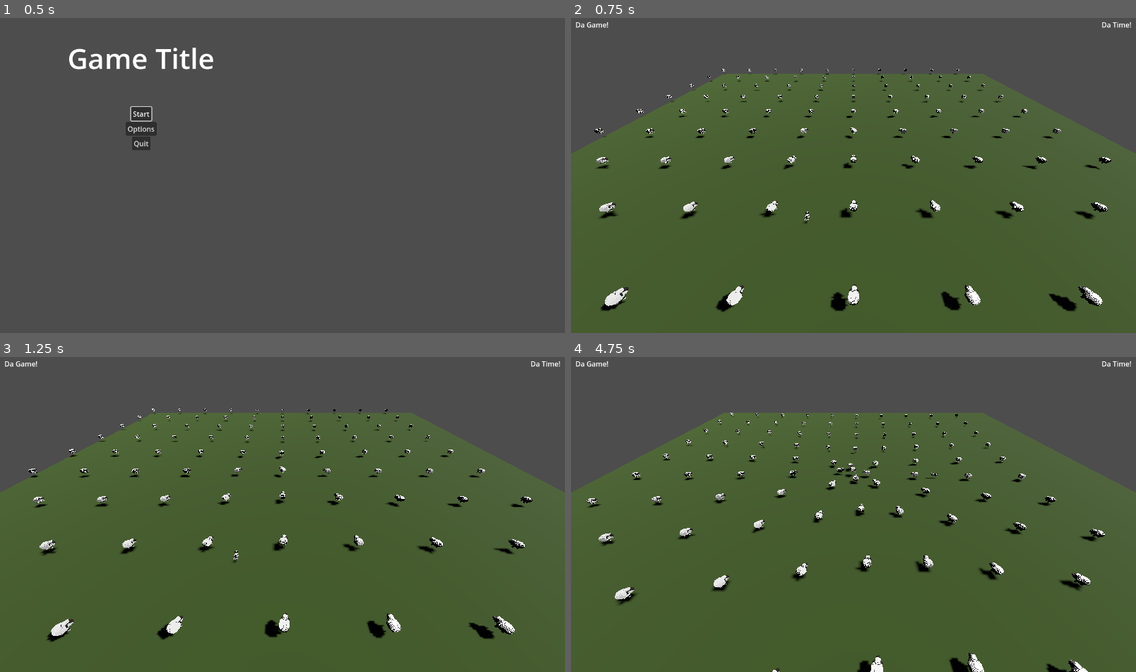
Above: before the commit, frames 1-4 (two rows, left to right).
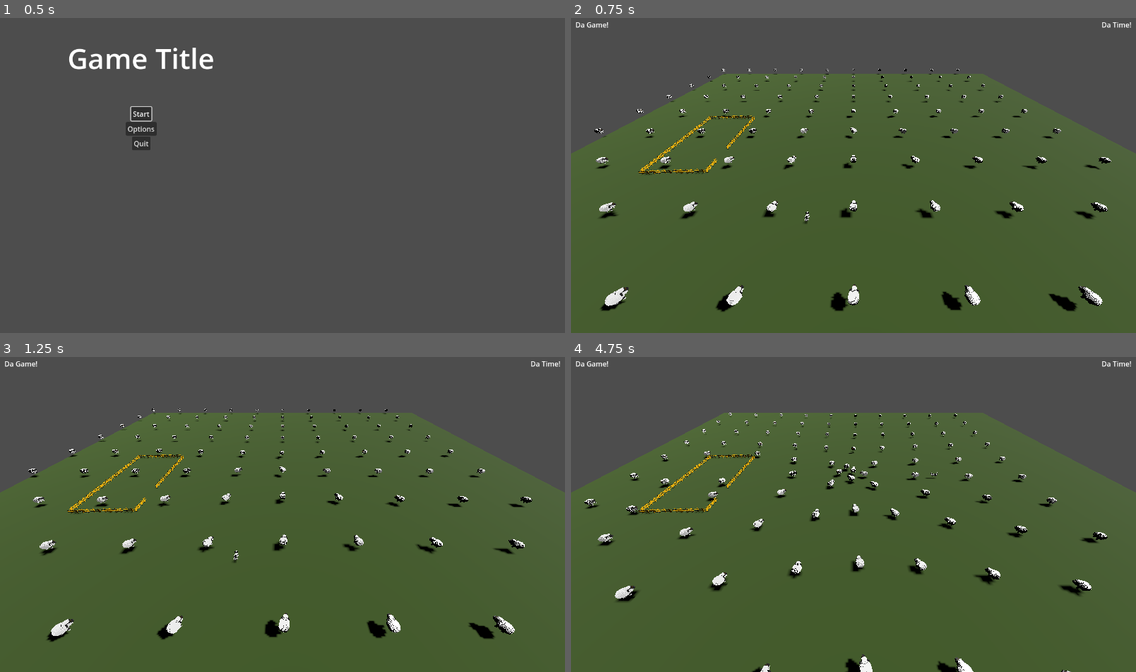
Above: after the commit, the same moments.

Repository: hunttis/ld-58
Game: Godot game, scene res://assets/scenes/master.tscn
The game is run twice, just before and just after one commit, with the same random seed, the same clock (stepped at 60 frames per second) and the same inputs.
Inputs (mouse positions are in pixels of both pictures, inside the frame that each line leads up to):
- Up to frame 1 (0.5 s): no input
- Up to frame 2 (0.75 s): click "Start" at 0.5 s
- Up to frame 3 (1.25 s): no input
- Up to frame 4 (4.75 s): move the mouse to (977, 498) at 1.27 s; click (977, 498) at 1.35 s; move the mouse to (740, 530) at 2.02 s; tap Q (ability_q) at 2.1, 3.6 s; move the mouse to (910, 442) at 2.77 s; click (910, 442) at 2.85 s; move the mouse to (825, 577) at 3.52 s; move the mouse to (1023, 561) at 4.27 s; click (1023, 561) at 4.35 s

Frame 1 is identical in both runs. In frame 2, 0.5% of the frame differs, in the area x 4-96%, y 16-93%; in frame 3, 0.6%; in frame 4, 3.9%, in the area x 2-95%, y 17-100%.

Commit message:
Corral for sheep

Diff:
--- /dev/null
+++ b/assets/scenes/game/laidun/corral.tscn
@@ -0,0 +1,107 @@
+[gd_scene load_steps=2 format=3 uid="uid://dxkkrebg77b4x"]
+
+[ext_resource type="PackedScene" uid="uid://daji13c00bfr0" path="res://assets/scenes/game/laidun/fence.tscn" id="1_fvpbb"]
+
+[node name="Fences" type="Node3D"]
+
+[node name="Fence" parent="." instance=ExtResource("1_fvpbb")]
+transform = Transform3D(1, 0, 0, 0, 1, 0, 0, 0, 1, -22.213623, 0, -7.8082848)
+
+[node name="Fence2" parent="." instance=ExtResource("1_fvpbb")]
+transform = Transform3D(1, 0, 0, 0, 1, 0, 0, 0, 1, -22.213623, 0, -6.133355)
+
+[node name="Fence3" parent="." instance=ExtResource("1_fvpbb")]
+transform = Transform3D(1, 0, 0, 0, 1, 0, 0, 0, 1, -22.213623, 0, -4.4404383)
+
+[node name="Fence4" parent="." instance=ExtResource("1_fvpbb")]
+transform = Transform3D(1, 0, 0, 0, 1, 0, 0, 0, 1, -22.213623, 0, -2.7655087)
+
+[node name="Fence5" parent="." instance=ExtResource("1_fvpbb")]
+transform = Transform3D(1, 0, 0, 0, 1, 0, 0, 0, 1, -22.213623, 0, -1.0285196)
+
+[node name="Fence6" parent="." instance=ExtResource("1_fvpbb")]
+transform = Transform3D(1, 0, 0, 0, 1, 0, 0, 0, 1, -22.213623, 0, 0.64641)
+
+[node name="Fence7" parent="." instance=ExtResource("1_fvpbb")]
+transform = Transform3D(1, 0, 0, 0, 1, 0, 0, 0, 1, -22.213623, 0, 2.3570464)
+
+[node name="Fence8" parent="." instance=ExtResource("1_fvpbb")]
+transform = Transform3D(1, 0, 0, 0, 1, 0, 0, 0, 1, -22.213623, 0, 4.0319757)
+
+[node name="Fence13" parent="." instance=ExtResource("1_fvpbb")]
+transform = Transform3D(1, 0, 0, 0, 1, 0, 0, 0, 1, -32.276367, 0, -7.8082848)
+
+[node name="Fence14" parent="." instance=ExtResource("1_fvpbb")]
+transform = Transform3D(1, 0, 0, 0, 1, 0, 0, 0, 1, -32.276367, 0, -6.133355)
+
+[node name="Fence15" parent="." instance=ExtResource("1_fvpbb")]
+transform = Transform3D(1, 0, 0, 0, 1, 0, 0, 0, 1, -32.276367, 0, -4.4404383)
+
+[node name="Fence16" parent="." instance=ExtResource("1_fvpbb")]
+transform = Transform3D(1, 0, 0, 0, 1, 0, 0, 0, 1, -32.276367, 0, -2.7655087)
+
+[node name="Fence17" parent="." instance=ExtResource("1_fvpbb")]
+transform = Transform3D(1, 0, 0, 0, 1, 0, 0, 0, 1, -32.276367, 0, -1.0285196)
+
+[node name="Fence18" parent="." instance=ExtResource("1_fvpbb")]
+transform = Transform3D(1, 0, 0, 0, 1, 0, 0, 0, 1, -32.276367, 0, 0.64641)
+
+[node name="Fence19" parent="." instance=ExtResource("1_fvpbb")]
+transform = Transform3D(1, 0, 0, 0, 1, 0, 0, 0, 1, -32.276367, 0, 2.3570464)
+
+[node name="Fence20" parent="." instance=ExtResource("1_fvpbb")]
+transform = Transform3D(1, 0, 0, 0, 1, 0, 0, 0, 1, -32.276367, 0, 4.0319757)
+
+[node name="Fence21" parent="." instance=ExtResource("1_fvpbb")]
+transform = Transform3D(1, 0, 0, 0, 1, 0, 0, 0, 1, -32.276367, 0, 5.7563286)
+
+[node name="Fence22" parent="." instance=ExtResource("1_fvpbb")]
+transform = Transform3D(1, 0, 0, 0, 1, 0, 0, 0, 1, -32.276367, 0, 7.431258)
+
+[node name="Fence23" parent="." instance=ExtResource("1_fvpbb")]
+transform = Transform3D(1, 0, 0, 0, 1, 0, 0, 0, 1, -32.276367, 0, 9.124175)
+
+[node name="Fence24" parent="." instance=ExtResource("1_fvpbb")]
+transform = Transform3D(1, 0, 0, 0, 1, 0, 0, 0, 1, -32.276367, 0, 10.799105)
+
+[node name="Fence25" parent="." instance=ExtResource("1_fvpbb")]
+transform = Transform3D(-4.371139e-08, 0, -1, 0, 1, 0, 1, 0, -4.371139e-08, -32.27012, 0, 12.446388)
+
+[node name="Fence26" parent="." instance=ExtResource("1_fvpbb")]
+transform = Transform3D(-4.371139e-08, 0, -1, 0, 1, 0, 1, 0, -4.371139e-08, -30.596676, 0, 12.37587)
+
+[node name="Fence27" parent="." instance=ExtResource("1_fvpbb")]
+transform = Transform3D(-4.371139e-08, 0, -1, 0, 1, 0, 1, 0, -4.371139e-08, -28.887556, 0, 12.303848)
+
+[node name="Fence28" parent="." instance=ExtResource("1_fvpbb")]
+transform = Transform3D(-4.371139e-08, 0, -1, 0, 1, 0, 1, 0, -4.371139e-08, -27.214111, 0, 12.23333)
+
+[node name="Fence9" parent="." instance=ExtResource("1_fvpbb")]
+transform = Transform3D(1, 0, 0, 0, 1, 0, 0, 0, 1, -22.213623, 0, 9.252065)
+
+[node name="Fence10" parent="." instance=ExtResource("1_fvpbb")]
+transform = Transform3D(1, 0, 0, 0, 1, 0, 0, 0, 1, -22.213623, 0, 10.926994)
+
+[node name="Fence11" parent="." instance=ExtResource("1_fvpbb")]
+transform = Transform3D(-4.371139e-08, 0, -1, 0, 1, 0, 1, 0, -4.371139e-08, -23.881536, 0, 12.125444)
+
+[node name="Fence12" parent="." instance=ExtResource("1_fvpbb")]
+transform = Transform3D(-4.371139e-08, 0, -1, 0, 1, 0, 1, 0, -4.371139e-08, -25.55429, 0, 12.210768)
+
+[node name="Fence29" parent="." instance=ExtResource("1_fvpbb")]
+transform = Transform3D(-4.371139e-08, 0, 1, 0, 1, 0, -1, 0, -4.371139e-08, -32.27012, 0, -9.142013)
+
+[node name="Fence30" parent="." instance=ExtResource("1_fvpbb")]
+transform = Transform3D(-4.371139e-08, 0, 1, 0, 1, 0, -1, 0, -4.371139e-08, -30.596676, 0, -9.212531)
+
+[node name="Fence31" parent="." instance=ExtResource("1_fvpbb")]
+transform = Transform3D(-4.371139e-08, 0, 1, 0, 1, 0, -1, 0, -4.371139e-08, -28.887556, 0, -9.284553)
+
+[node name="Fence32" parent="." instance=ExtResource("1_fvpbb")]
+transform = Transform3D(-4.371139e-08, 0, 1, 0, 1, 0, -1, 0, -4.371139e-08, -27.214111, 0, -9.355071)
+
+[node name="Fence33" parent="." instance=ExtResource("1_fvpbb")]
+transform = Transform3D(-4.371139e-08, 0, 1, 0, 1, 0, -1, 0, -4.371139e-08, -23.881536, 0, -9.462956)
+
+[node name="Fence34" parent="." instance=ExtResource("1_fvpbb")]
+transform = Transform3D(-4.371139e-08, 0, 1, 0, 1, 0, -1, 0, -4.371139e-08, -25.55429, 0, -9.377633)
--- a/assets/scenes/game/laidun/laidun.tscn
+++ b/assets/scenes/game/laidun/laidun.tscn
@@ -1,8 +1,10 @@
-[gd_scene load_steps=5 format=3 uid="uid://c8hii7jmloklt"]
+[gd_scene load_steps=6 format=3 uid="uid://c8hii7jmloklt"]
+
+[ext_resource type="PackedScene" uid="uid://dxkkrebg77b4x" path="res://assets/scenes/game/laidun/corral.tscn" id="1_5sja6"]
 
 [sub_resource type="NavigationMesh" id="NavigationMesh_htd2r"]
-vertices = PackedVector3Array(-49.5, 0.5, -49.5, -49.5, 0.5, 49.5, 49.5, 0.5, 49.5, 49.5, 0.5, -49.5)
-polygons = [PackedInt32Array(3, 2, 0), PackedInt32Array(0, 2, 1)]
+vertices = PackedVector3Array(-49.5, 0.5, -8, -33.75, 0.5, -7.75, -33.5, 0.5, -9.5, -24.25, 0.5, -9.75, -24, 0.5, -49.5, -49.5, 0.5, -49.5, -22.75, 0.5, -9.75, -22, 0.5, -9, 49.5, 0.5, -7, 49.5, 0.5, -49.5, -22, 0.5, -7, -49.5, 0.5, 11.25, -33.75, 0.5, 11, -22.75, 0.5, 7.75, -22.75, 0.5, 5.5, -23.75, 0.5, 5.25, -23.75, 0.5, 8, -23.75, 0.5, -8, -32, 0.5, -7.75, -32, 0.5, 11, -23.75, 0.5, 10.75, -22, 0.5, 3.25, 49.5, 0.5, 3.25, -22, 0.5, 5.25, -22, 0.5, 8, 49.5, 0.5, 10, -22, 0.5, 10, -22, 0.5, 12, -23.75, 0.5, 12.25, -23.5, 0.5, 49.5, 49.5, 0.5, 49.5, -33.5, 0.5, 12.75, -49.5, 0.5, 49.5)
+polygons = [PackedInt32Array(2, 1, 0), PackedInt32Array(4, 3, 2), PackedInt32Array(0, 5, 2), PackedInt32Array(2, 5, 4), PackedInt32Array(6, 3, 4), PackedInt32Array(6, 4, 7), PackedInt32Array(7, 4, 9), PackedInt32Array(7, 9, 8), PackedInt32Array(8, 10, 7), PackedInt32Array(12, 11, 1), PackedInt32Array(1, 11, 0), PackedInt32Array(13, 16, 14), PackedInt32Array(14, 16, 15), PackedInt32Array(17, 15, 18), PackedInt32Array(18, 15, 19), PackedInt32Array(16, 20, 19), PackedInt32Array(15, 16, 19), PackedInt32Array(10, 8, 21), PackedInt32Array(21, 8, 22), PackedInt32Array(14, 23, 13), PackedInt32Array(13, 23, 24), PackedInt32Array(24, 23, 22), PackedInt32Array(24, 22, 25), PackedInt32Array(23, 21, 22), PackedInt32Array(25, 26, 24), PackedInt32Array(28, 27, 29), PackedInt32Array(29, 27, 30), PackedInt32Array(30, 27, 25), PackedInt32Array(27, 26, 25), PackedInt32Array(11, 12, 31), PackedInt32Array(31, 28, 29), PackedInt32Array(11, 31, 32), PackedInt32Array(32, 31, 29)]
 
 [sub_resource type="StandardMaterial3D" id="StandardMaterial3D_oc73f"]
 albedo_color = Color(0.19612399, 0.28652012, 0.088972054, 1)
@@ -25,3 +27,5 @@
 [node name="CollisionShape3D" type="CollisionShape3D" parent="StaticBody3D"]
 transform = Transform3D(1, 0, 0, 0, 1, 0, 0, 0, 1, 0, -0.5, 0)
 shape = SubResource("BoxShape3D_ti5nx")
+
+[node name="Corral" parent="." instance=ExtResource("1_5sja6")]
